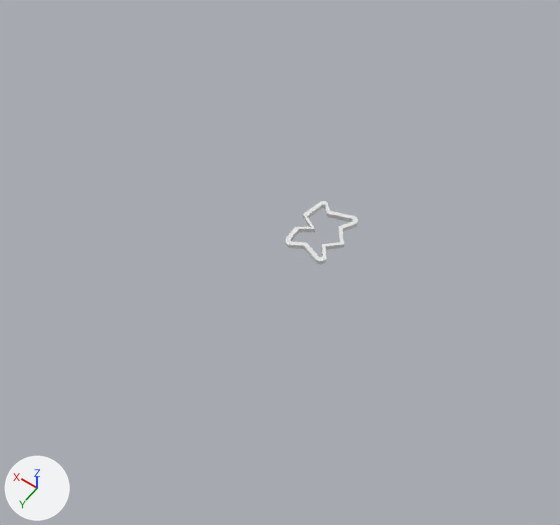
One commit to the glTF model public/game/model/resource/frame_broken.glb: the scene before it, then after it.
Rendered twice from a 50 mm lens placed at (-3.32, 5.57, 7.67), pointed at (0.12, 0.75, 0.09). Every picture has the same lights, and +X, +Y and +Z are marked at lower left. The older version comes first. Where no turn or scale is listed for an object, it has been applied to the vertices.
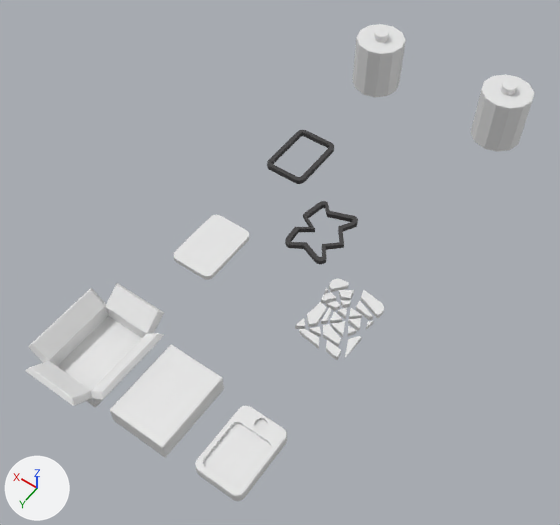
Commit message: fix(models): add chunkier frame model

Boxes [x1, y1, x2, y2] around the edits, measured in the pictures (560 x 525 px):
'package open', added
    after: [25, 283, 164, 407]
'package_closed', added
    after: [110, 345, 224, 457]
'repqired phone', added
    after: [195, 406, 287, 501]
'battery low merged', added
    after: [470, 74, 534, 152]
'Battery full merged', added
    after: [352, 24, 406, 97]
'Screen broken', added
    after: [295, 279, 384, 360]
'screen repaired', added
    after: [173, 215, 249, 280]
'Cube.001', recoloured (white to dark grey)
    both: [285, 201, 358, 264]
'frame repaired', added
    after: [267, 130, 334, 184]

The edits, one by one:
Material 'frame' (mat_frame) is new.
Its base color is (0.0823, 0.0803, 0.0818) (dark grey #515051).
Its metallic is 0.268.
Its roughness is 1.0.
Material 'Material.002' (mat_material_002) is new.
Its base color is (0.8, 0.8, 0.8) (white #e7e7e7).
Material 'Material.001' (mat_material_001) is new.
Its base color is (0.8, 0.8, 0.8) (white #e7e7e7).
me_cube has 128 vertices, 256 faces and spans x -0.36..0.351, y -0.454..0.441, z 0.001..0.071.
me_cube gains material mat_frame (dark grey #515051).
Mesh me_cylinder_023 is new.
It has 324 vertices, 628 faces and spans x -0.356..0.356, y -0.356..0.356, z 0.0..0.9.
Faces by material slot: [484, 144].
It uses material mat_material_002 (white #e7e7e7).
Mesh me_cylinder_011 is new.
It has 228 vertices, 444 faces and spans x -0.356..0.356, y -0.356..0.356, z 0.0..0.9.
Faces by material slot: [300, 144].
It uses material mat_material_001 (white #e7e7e7).
Mesh me_cube_001 is new.
It has 96 vertices, 192 faces and spans x -0.302..0.308, y -0.436..0.454, z 0.0..0.07.
It uses material mat_frame (dark grey #515051).
Mesh me_cube_007 is new.
It has 107 vertices, 210 faces and spans x -0.558..0.558, y -0.721..0.721, z 0.0..0.425.
Mesh me_cube_009 is new.
It has 20 vertices, 36 faces and spans x -0.37..0.37, y -0.5..0.5, z 0.0..0.25.
Mesh me_cube_002 is new.
It has 139 vertices, 274 faces and spans x -0.305..0.305, y -0.445..0.445, z 0.0..0.14.
Mesh me_cube_004 is new.
It has 218 vertices, 344 faces and spans x -0.285..0.454, y -0.519..0.465, z -0.012..0.072.
Mesh me_cube_003 is new.
It has 48 vertices, 92 faces and spans x -0.305..0.305, y -0.445..0.445, z 0.0..0.07.
Object 'Battery full merged' (ob_battery_full_merged) is new; it shows me_cylinder_023.
Its location is (1.0, -3.0, 0.0).
Object 'battery low merged' (ob_battery_low_merged) is new; it shows me_cylinder_011.
Its location is (-1.0, -3.0, 0.0).
Object 'frame repaired' (ob_frame_repaired) is new; it shows me_cube_001.
Its location is (1.0, -1.0, 0.0).
Object 'package open' (ob_package_open) is new; it shows me_cube_007.
Its location is (1.0, 3.0, 0.0).
Object 'package_closed' (ob_package_closed) is new; it shows me_cube_009.
Its location is (0.0, 3.0, 0.0).
Object 'repqired phone' (ob_repqired_phone) is new; it shows me_cube_002.
Its location is (-1.0, 3.0, 0.0).
Object 'Screen broken' (ob_screen_broken) is new; it shows me_cube_004.
Its location is (-1.0, 1.0, 0.0).
Object 'screen repaired' (ob_screen_repaired) is new; it shows me_cube_003.
Its location is (1.0, 1.0, 0.0).
